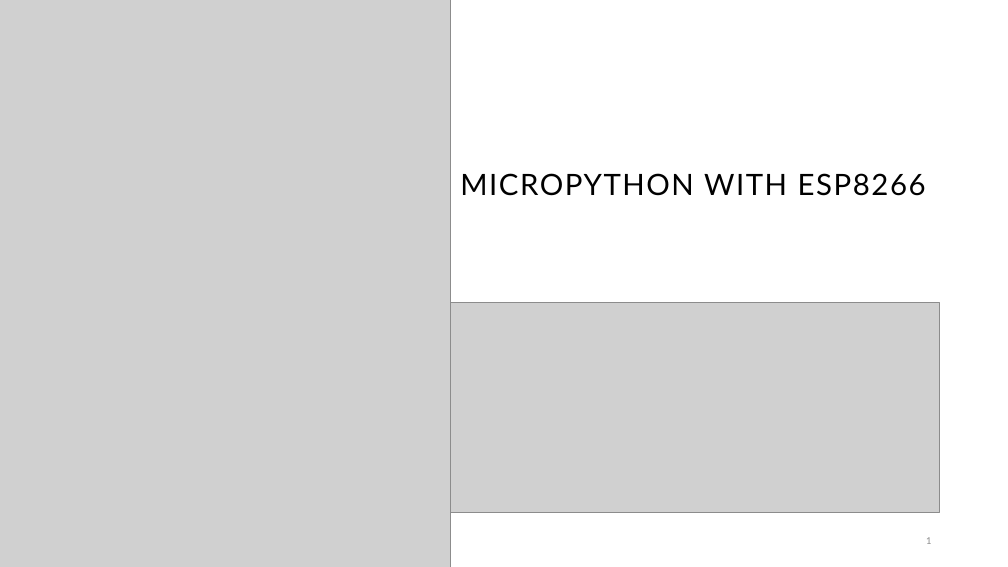
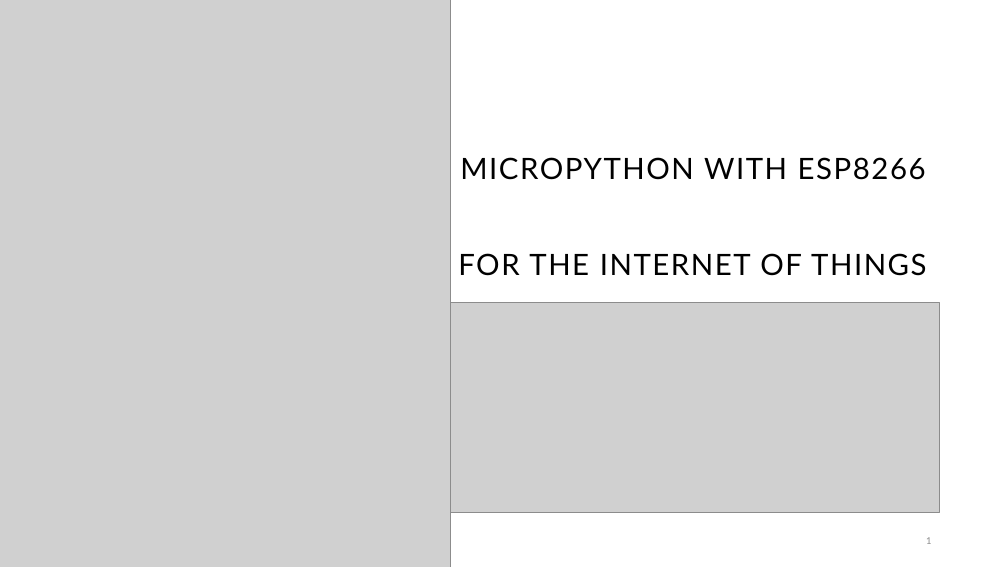
Before and after one commit to Shehabhassan1/Micro_python_with_ESP8266, a slide deck: slide 1 of Tutorial/lesson1/Micro python With ESP8266-1.pptx. Drawn at 1008x567 pixels with LibreOffice and Linux fonts; fonts in the diff are those of the drawing; grey boxes stand for pictures. Boxes give left, top, right and bottom in pixels: in the first picture for what was removed or moved away, otherwise in the second. Text is boxed around its words. In the diff, an @@ line names an element or a change of style, - is before the commit and + after.

```diff
--- a/Tutorial/lesson1/Micro python With ESP8266-1.pptx
+++ b/Tutorial/lesson1/Micro python With ESP8266-1.pptx
@@ title "MICROPYTHON WITH ESP8266" moved from (x1=460, y1=173, x2=926, y2=196) to (x1=460, y1=157, x2=926, y2=180) @@
@@ text added at (x1=458, y1=253, x2=927, y2=276), 28 pt, text #000000 @@
+FOR THE INTERNET OF THINGS
```
Also in this commit, not shown: 5 other slides changed, 7 other files.
